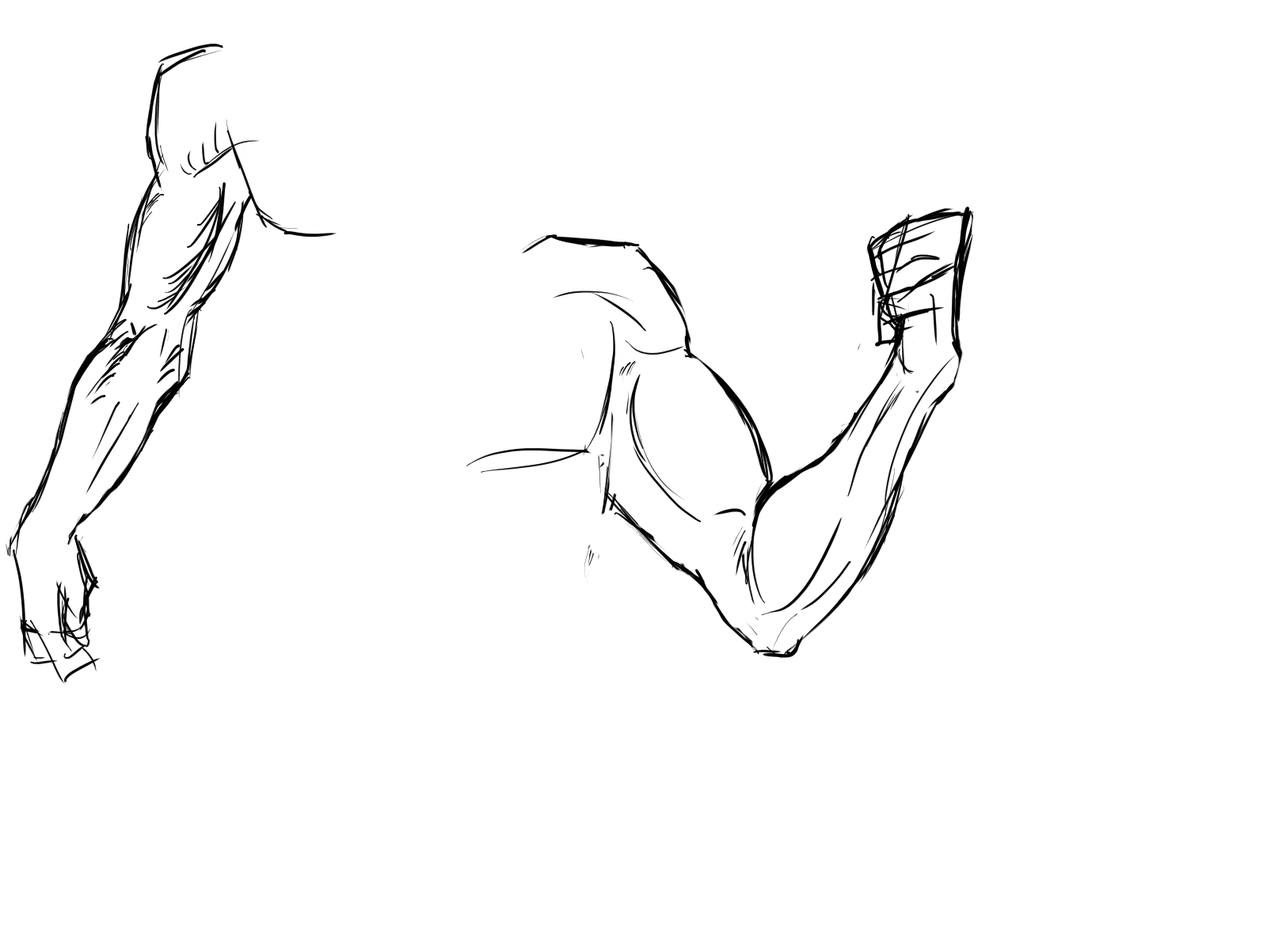
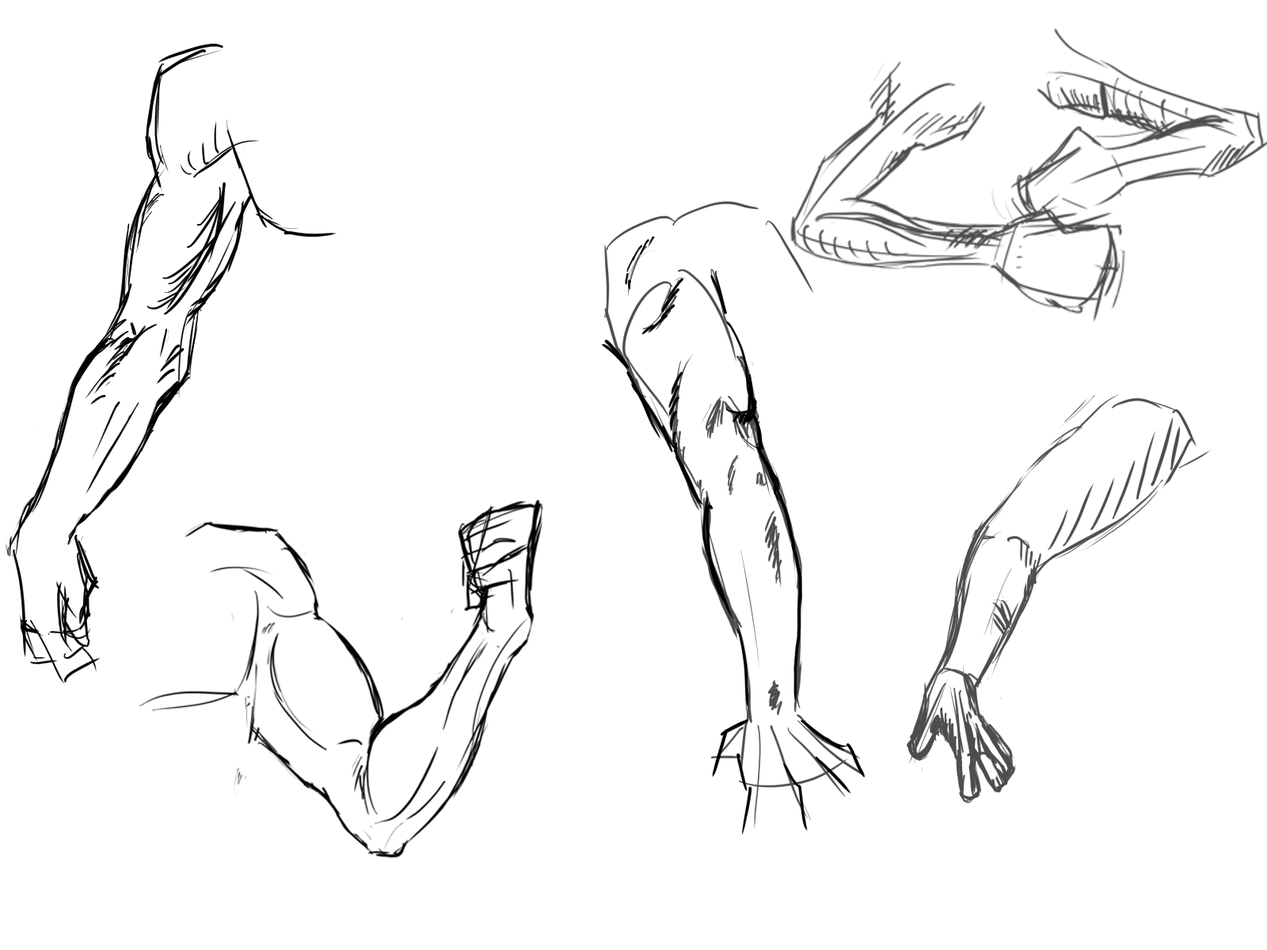
Before/after of a 1267 × 950 layered artwork. What changed in the layer stack:
painted on "Arms" over [139, 28, 1267, 859]
painted on "Background" over [139, 28, 1267, 859]
